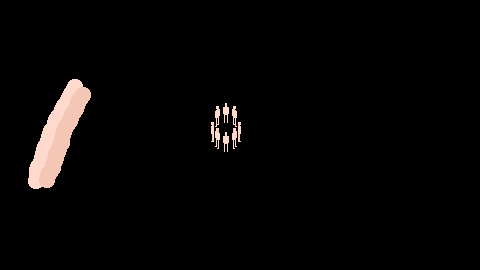
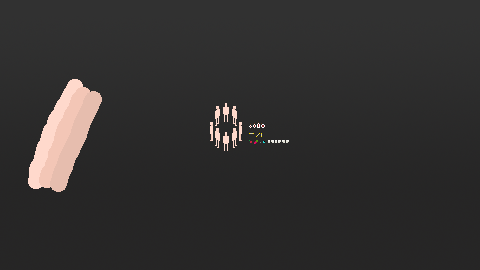
Layer changes from the first 480x270 image to the second:
painted on "Camada 4" over <box>50,91,289,192</box>
painted on "Plano de Fundo" over <box>0,0,480,270</box>
